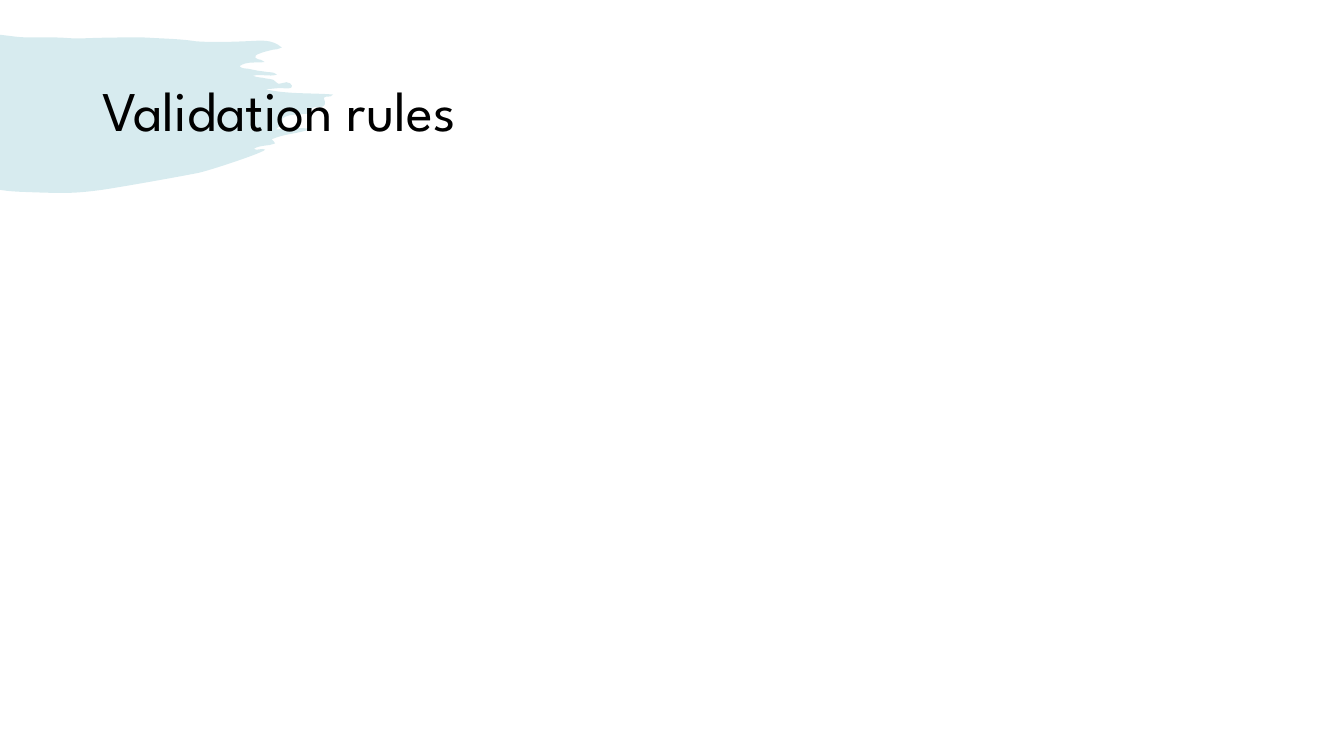
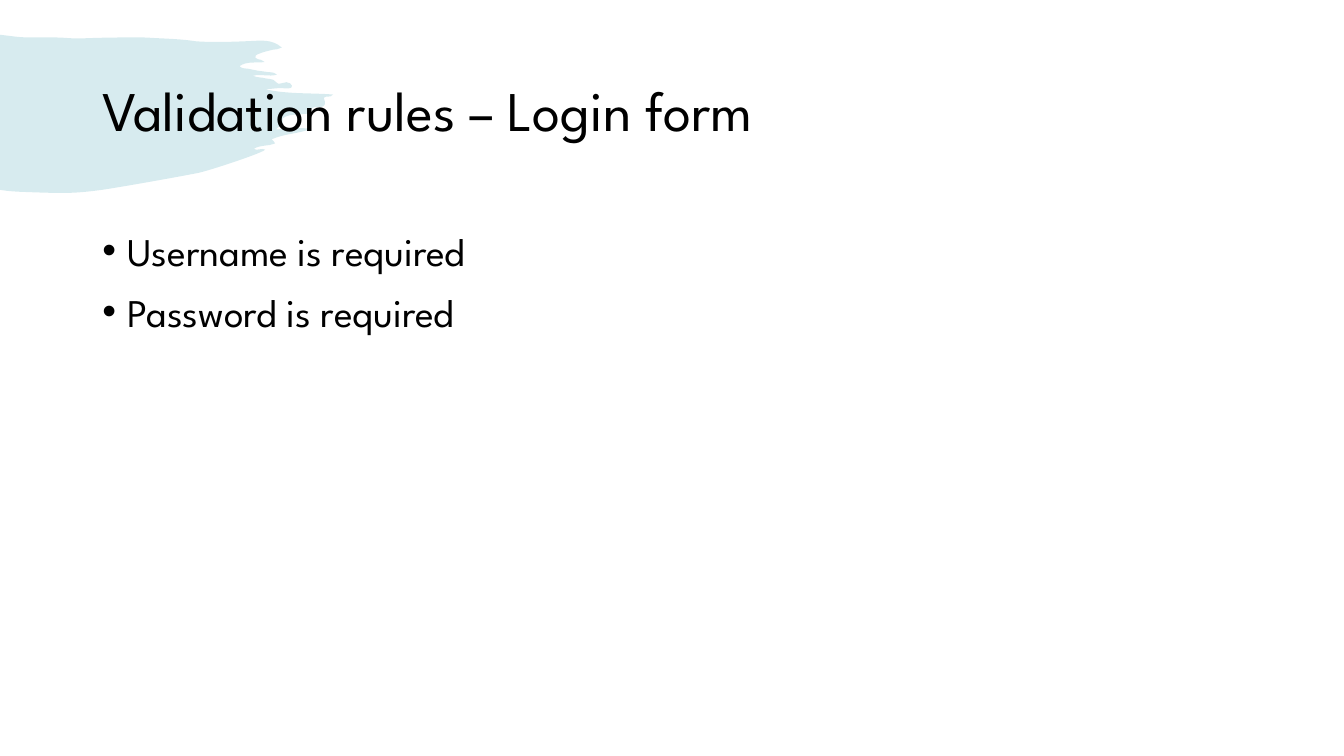
Before and after one commit to venturousman/miu-mpp-library, a slide deck: slide 8 of documents/Group 7 Library Application Presentation.pptx (slide 7 before the commit). Drawn at 1344x756 pixels with LibreOffice and Linux fonts; fonts in the diff are those of the drawing. Boxes give left, top, right and bottom in pixels: in the first picture for what was removed or moved away, otherwise in the second. Text is boxed around its words. In the diff, an @@ line names an element or a change of style, - is before the commit and + after.

```diff
--- a/documents/Group 7 Library Application Presentation.pptx
+++ b/documents/Group 7 Library Application Presentation.pptx
@@ title at [102, 91, 752, 144]: text changed @@
-Validation rules
+Validation rules – Login form
@@ text added at [128, 239, 465, 335], 28 pt, text #000000 @@
+• Username is required
+• Password is required
```
Also in this commit, not shown: 5 other slides changed, 6 slides added, 5 other files.
